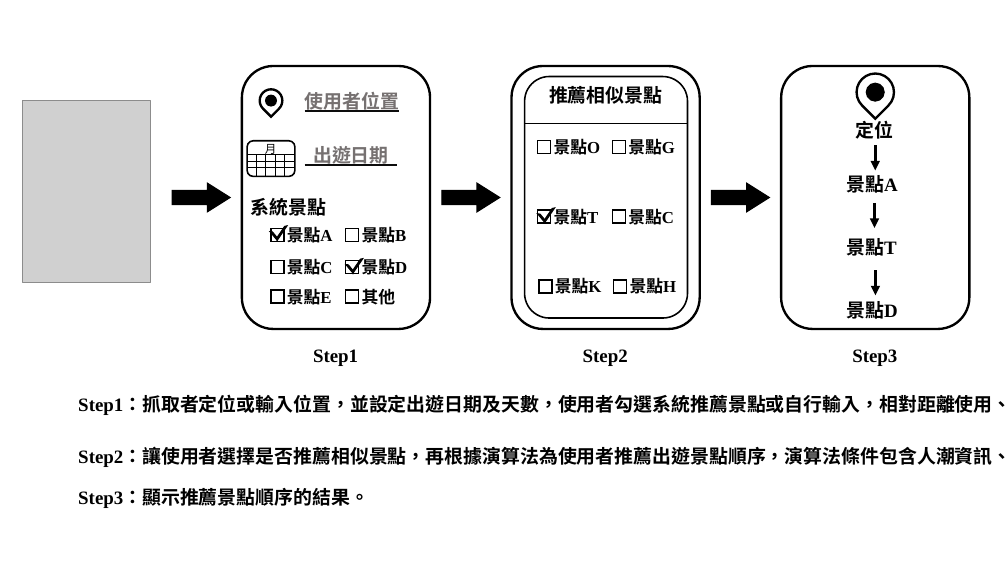
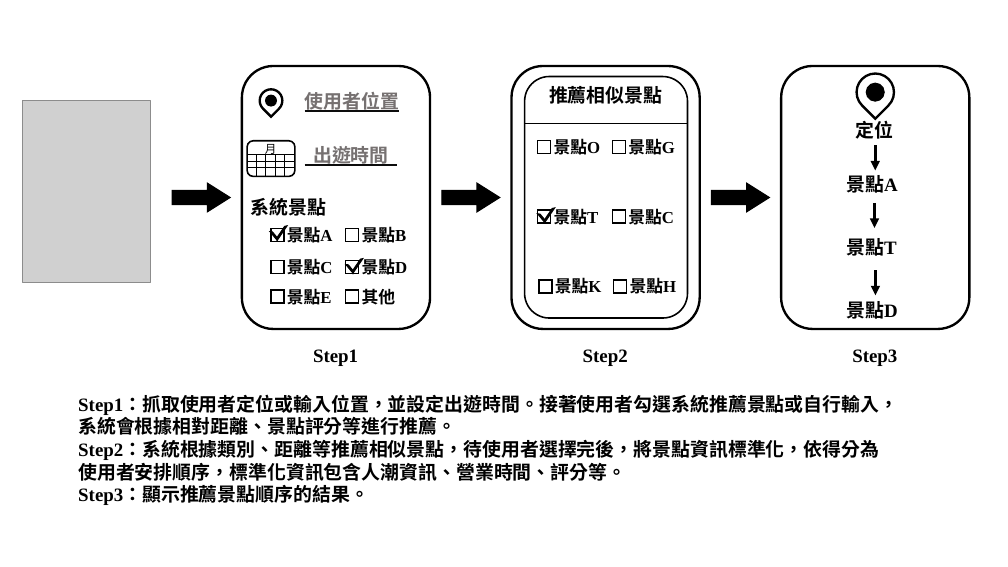
Before and after one commit to 10946009/ntub_112403, a slide deck: slide 1 of 預期成果圖1.pptx. Drawn at 1008x567 pixels with LibreOffice and Linux fonts; fonts in the diff are those of the drawing; grey boxes stand for pictures. Boxes give left, top, right and bottom in pixels: in the first picture for what was removed or moved away, otherwise in the second. Text is boxed around its words. In the diff, an @@ line names an element or a change of style, - is before the commit and + after.

Commit message:
修改推薦景點程式碼

```diff
--- a/預期成果圖1.pptx
+++ b/預期成果圖1.pptx
@@ text at (313, 142, 389, 167): text changed @@
-出遊日期
+出遊時間
@@ text at (78, 396, 898, 505): text changed @@
-Step1：抓取者定位或輸入位置，並設定出遊日期及天數，使用者勾選系統推薦景點或自行輸入，相對距離使用、景點評分。
+Step1：抓取使用者定位或輸入位置，並設定出遊時間。接著使用者勾選系統推薦景點或自行輸入，系統會根據相對距離、景點評分等進行推薦。
+Step2：系統根據類別、距離等推薦相似景點，待使用者選擇完後，將景點資訊標準化，依得分為使用者安排順序，標準化資訊包含人潮資訊、營業時間、評分等。
+Step3：顯示推薦景點順序的結果。
@@ text removed at (78, 449, 1008, 468) @@
-Step2：讓使用者選擇是否推薦相似景點，再根據演算法為使用者推薦出遊景點順序，演算法條件包含人潮資訊、相對距離、營業時間等。
@@ text removed at (78, 489, 369, 508) @@
-Step3：顯示推薦景點順序的結果。
```
Also in this commit, not shown: 2 other files.
